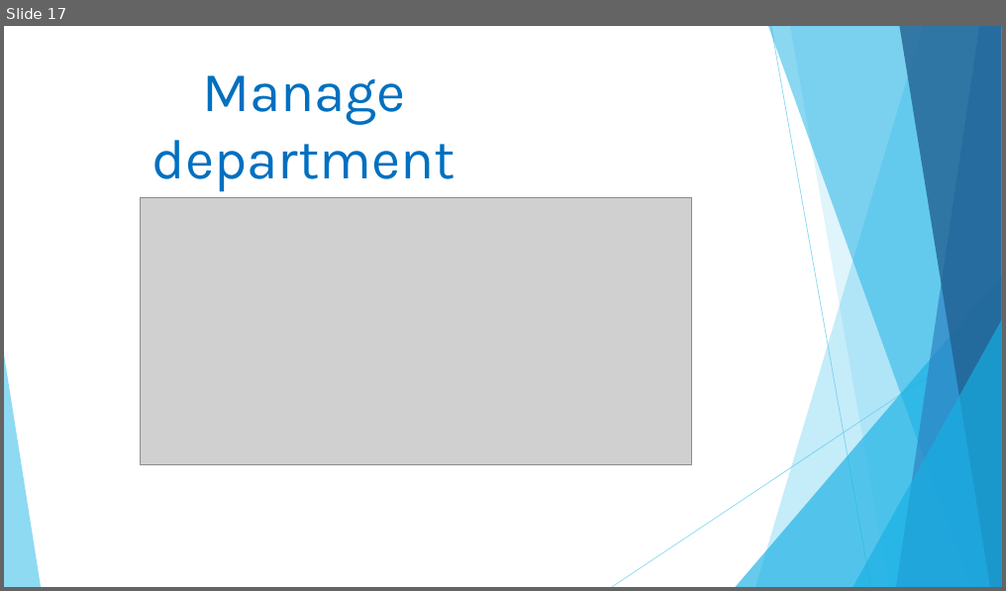
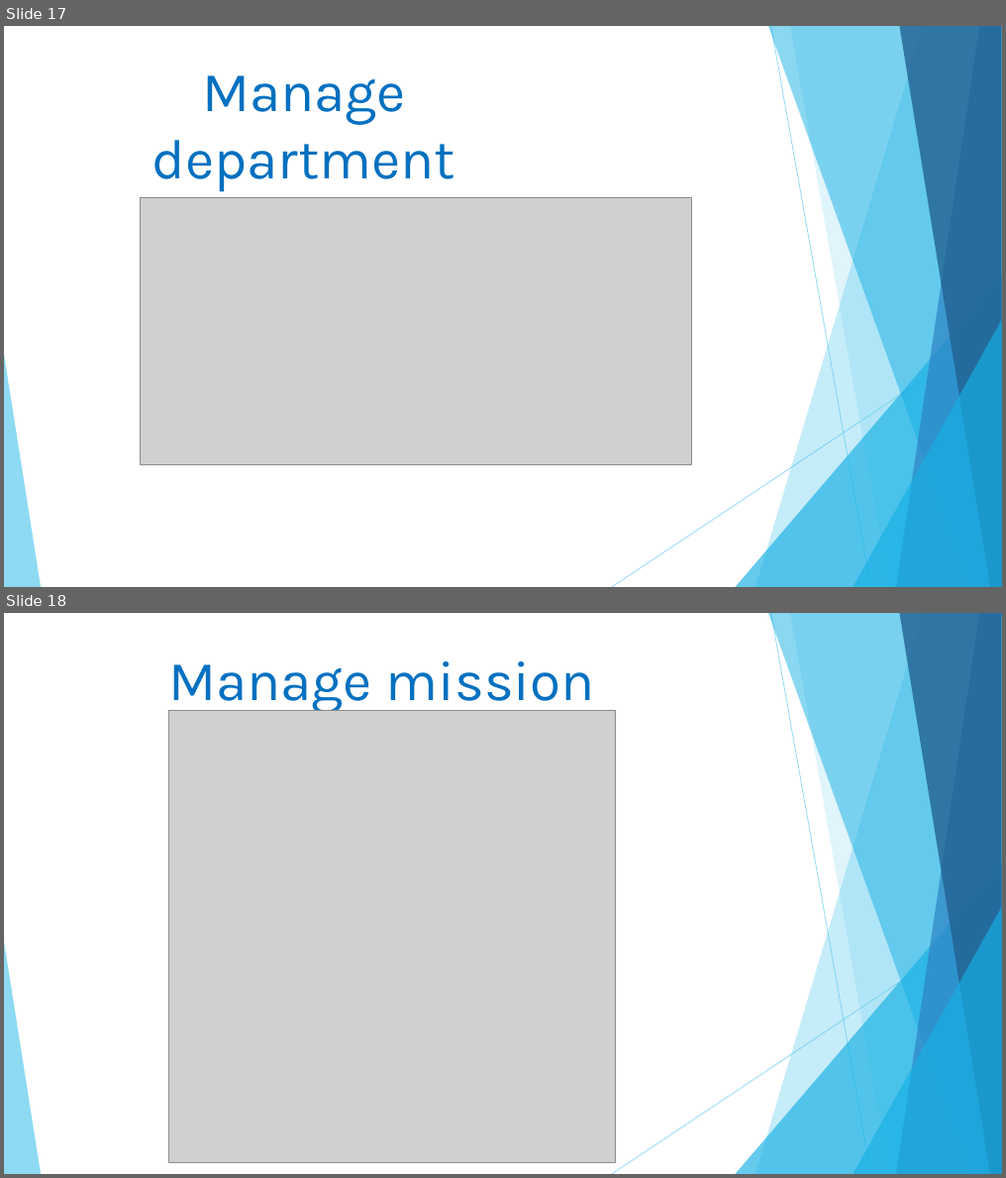
Before and after one commit to linhmimoza/Hospital_PortalExtra, a slide deck: Hospital.pptx. Shown one above the other, each under a label of ours: slide 17 before the commit, slides 17 and 18 after it. The pictures are 1006x591 and 1006x1178 pixels, drawn with LibreOffice and Linux fonts; fonts in the diff are those of the drawing; grey boxes stand for pictures. Boxes give left, top, right and bottom in pixels: in the first picture for what was removed or moved away, otherwise in the second. Text is boxed around its words. In the diff, an @@ line names an element or a change of style, - is before the commit and + after.

```diff
--- a/Hospital.pptx
+++ b/Hospital.pptx
@@ slide 18 added at [4, 613, 1002, 1174], background #FFFFFF; not listed: 10 template elements that a slide beside it also shows @@
@@ text added at [168, 662, 594, 783], 54 pt, text #0070C0 @@
+Manage mission schedule
@@ picture added at [168, 710, 616, 1162] @@
```
Also in this commit, not shown: 6 other slides added, 1 slide removed, 15 other files.
